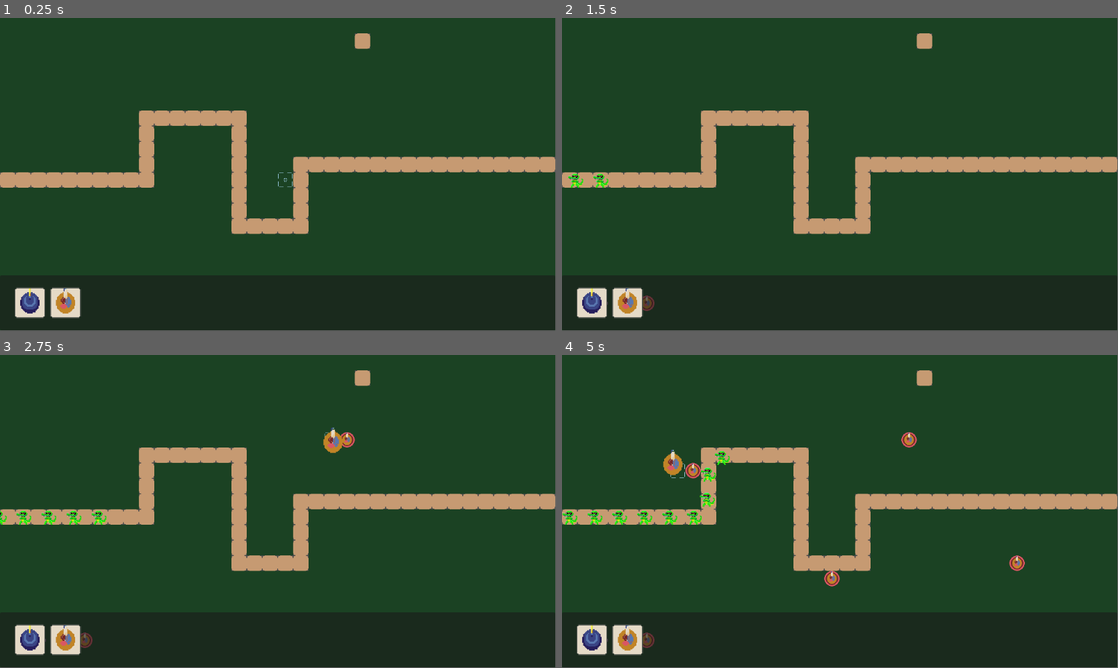
Above: before the commit, frames 1-4 (two rows, left to right).
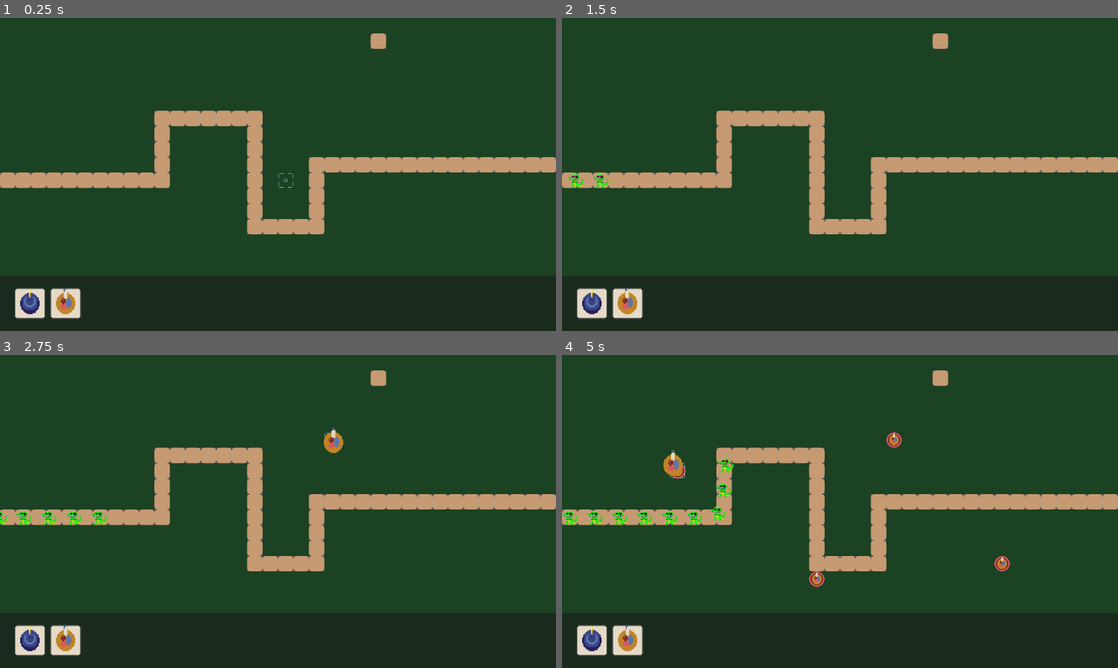
Above: after the commit, the same moments.

Repository: NHemmerly/tower_defense_uwu
Game: Godot game, scene res://levels/level_1/level_1.tscn
Same seed, same stepped clock (60 frames per second), same inputs: the game is played once before the commit and once after it. The project has no main scene, so this scene is started directly.
Inputs (mouse positions are in pixels of both pictures, inside the frame that each line leads up to):
- Up to frame 1 (0.25 s): no input
- Up to frame 2 (1.5 s): tap Enter at 0.5 s; move the mouse to (589, 302) at 0.52 s; click (589, 302) at 0.6 s; move the mouse to (628, 302) at 1.27 s; click (628, 302) at 1.35 s
- Up to frame 3 (2.75 s): move the mouse to (333, 442) at 2.02 s; click (333, 442) at 2.1 s
- Up to frame 4 (5 s): move the mouse to (812, 574) at 2.77 s; click (812, 574) at 2.85 s; move the mouse to (1006, 558) at 3.52 s; click (1006, 558) at 3.6 s; move the mouse to (673, 464) at 4.27 s; click (673, 464) at 4.35 s
In our replay, the window is 799x449 before the commit and 800x450 after it. These sizes can differ from the game's own. Grey fills any space a smaller window leaves; there, only what the larger window draws over its background counts as a difference.

The runs differ from the first frame. In frame 1, 5.3% of the frame differs, in the area x 0-100%, y 4-97%; in frame 2, 5.4%; in frame 3, 5.7%; in frame 4, 6.6%.

Commit message:
fix turret stunlock when switching between a lot of targets

Diff:
--- a/entities/towers/base_tower/idle_state.gd
+++ b/entities/towers/base_tower/idle_state.gd
@@ -1,10 +1,10 @@
 class_name IdleState
 extends TowerState
 
-func enter(turr: Turret) -> void:
-	caller = turr
+func enter(tow: Tower) -> void:
+	tower = tow
 
 func update() -> State:
-	if caller.target != null:
+	if tower.target != null:
 		return ShootingState.new()
 	return
--- a/entities/towers/base_tower/shooting_state.gd
+++ b/entities/towers/base_tower/shooting_state.gd
@@ -1,10 +1,11 @@
 class_name ShootingState
 extends TowerState
 
-func enter(turr: Turret) -> void:
-	caller = turr
+func enter(tow: Tower) -> void:
+	tower = tow
+	tower.timer.start(tower.cooldown)
 
 func update() -> State:
-	if caller.target == null:
+	if tower.target == null:
 		return IdleState.new()
 	return
--- a/entities/towers/base_tower/tower.gd
+++ b/entities/towers/base_tower/tower.gd
@@ -12,6 +12,10 @@
 @export var target: Entity
 @export var targets: Array[Entity]
 @export var targeting: Targeting = Targeting.FIRST
+@export var timer: Timer
+@export var cooldown: float
+
+var state: TowerState
 
 # Called when the node enters the scene tree for the first time.
 func _ready() -> void:
@@ -19,6 +23,13 @@
 
 # Called every frame. 'delta' is the elapsed time since the previous frame.
 func _process(delta: float) -> void:
+	if !state:
+		state = IdleState.new()
+		state.enter(self)
+	var new_state = state.update()
+	if new_state != null:
+		state = new_state
+		state.enter(self)
 	select_targeting()
 
 func select_targeting() -> void:
@@ -35,17 +46,21 @@
 				turret.set_target(select_smallest())
 
 func select_first() -> Entity:
-	return targets[0]
+	target = targets[0]
+	return target
 
 func select_last() -> Entity:
-	return targets[-1]
+	target = targets[-1]
+	return target
 
 func select_largest() -> Entity:
 	sort_targets_health()
+	target = targets[-1]
 	return targets[-1]
 
 func select_smallest() -> Entity:
 	sort_targets_health()
+	target = targets[0]
 	return targets[0]
 
 func sort_targets() -> void:
--- a/entities/towers/base_tower/tower_state.gd
+++ b/entities/towers/base_tower/tower_state.gd
@@ -4,5 +4,5 @@
 var tower: Tower
 var caller: Turret
 
-func enter(owner: Turret) -> void:
+func enter(call: Tower) -> void:
 	pass
--- a/entities/towers/base_tower/turret.gd
+++ b/entities/towers/base_tower/turret.gd
@@ -9,25 +9,20 @@
 
 # Called when the node enters the scene tree for the first time.
 func _ready() -> void:
-	state = IdleState.new()
-	state.enter(self)
+	pass
 
 # Called every frame. 'delta' is the elapsed time since the previous frame.
 func _process(delta: float) -> void:
 	if target != null:
 		look_at(target.global_position)
 		rotate(PI/2)
-	var new_state = state.update()
-	if new_state != null:
-		state = new_state
-		state.enter(self)
 
-func shoot() -> void:
+func shoot(tar: Entity) -> void:
 	var current_scene = get_tree().current_scene
 	var new_bullet = bullet.bullet.instantiate()
 	new_bullet.data = bullet
 	current_scene.add_child(new_bullet)
-	new_bullet.set_target(target)
+	new_bullet.set_target(tar)
 	new_bullet.damage = damage
 	new_bullet.direction = muzzle.global_position - global_position
 	new_bullet.global_position = muzzle.global_position
--- a/entities/towers/pp_shooter/pp_shooter.gd
+++ b/entities/towers/pp_shooter/pp_shooter.gd
@@ -1,7 +1,5 @@
 extends Tower
 
-@export var cooldown: float
-@export var timer: Timer
 
 # Called when the node enters the scene tree for the first time.
 func _ready() -> void:
@@ -10,10 +8,9 @@
 func _on_range_area_body_entered(body: Node2D) -> void:
 	if body is Entity:
 		targets.append(body)
-		timer.start(cooldown)
 
 func _on_shoot_cooldown_timeout() -> void:
-	turret.shoot()
+	turret.shoot(target)
 
 func _on_range_area_body_exited(body: Node2D) -> void:
 	if body is Entity:
--- a/entities/towers/pp_shooter/pp_shooter.tscn
+++ b/entities/towers/pp_shooter/pp_shooter.tscn
@@ -15,12 +15,11 @@
 resource_local_to_scene = true
 radius = 0.01
 
-[node name="PpShooter" type="StaticBody2D" node_paths=PackedStringArray("timer", "turret") groups=["towers"]]
+[node name="PpShooter" type="StaticBody2D" node_paths=PackedStringArray("turret", "timer") groups=["towers"]]
 texture_filter = 1
 script = ExtResource("1_c5lgp")
-cooldown = 0.5
+turret = NodePath("Turret")
 timer = NodePath("shoot_cooldown")
-turret = NodePath("Turret")
 metadata/_custom_type_script = "uid://dlrbs13pa8miw"
 
 [node name="Base" type="Sprite2D" parent="."]
--- a/levels/level_1/level_1.tscn
+++ b/levels/level_1/level_1.tscn
@@ -17,7 +17,6 @@
 [node name="Player" parent="." instance=ExtResource("4_iey7c")]
 
 [node name="BaseTile" parent="." instance=ExtResource("2_epb64")]
-position = Vector2(-32, 0)
 tile_map_data = PackedByteArray("AAAAAAAAAQAAAAEAAAAAAAEAAQAAAAEAAAAAAAIAAQAAAAEAAAAAAAMAAQAAAAEAAAAAAAQAAQAAAAEAAAAAAA …(13024 unchanged characters)…
 
 [node name="spawn" type="Marker2D" parent="."]
--- a/project.godot
+++ b/project.godot
@@ -18,6 +18,10 @@
 
 Inventories="*res://core/autoloads/inventories.gd"
 Events="*res://core/autoloads/events.gd"
+
+[display]
+
+window/stretch/mode="viewport"
 
 [file_customization]
 
